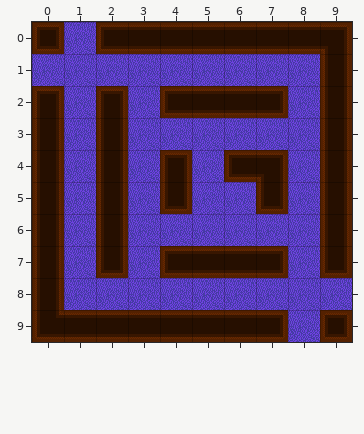
A Tiled map gets an edit: datas/maps/beta4.tmx. The picture above was drawn from the file before the commit.
Cells are 32x32 px. Shown: x 0..9, y 0..9.
Now the later version:
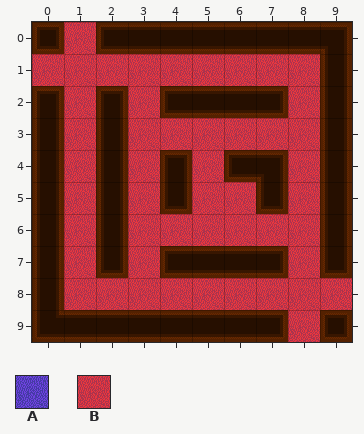
Key: from "moquette": A 1, B 7.
_ is an empty cell, . an unchanged one.
Change:
--- layer "moquette"
@@ x 0..9 @@
- 0 .A........
- 1 AAAAAAAAA.
- 2 .A.A....A.
- 3 .A.AAAAAA.
- 4 .A.A.A..A.
- 5 .A.A.AA.A.
- 6 .A.AAAAAA.
- 7 .A.A....A.
- 8 .AAAAAAAAA
- 9 ........A.
+ 0 .B........
+ 1 BBBBBBBBB.
+ 2 .B.B....B.
+ 3 .B.BBBBBB.
+ 4 .B.B.B..B.
+ 5 .B.B.BB.B.
+ 6 .B.BBBBBB.
+ 7 .B.B....B.
+ 8 .BBBBBBBBB
+ 9 ........B.
